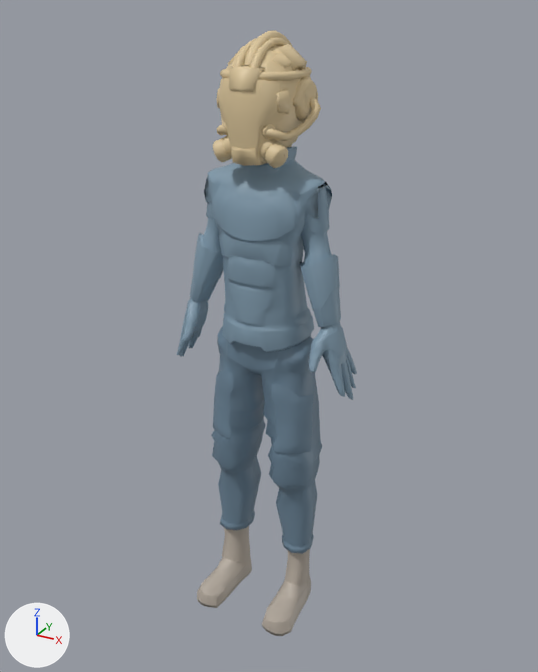
An edit to the glTF model game/src/assets/sprites3d/diver.glb, drawn before and after from the same camera.
Rendered twice from a 50 mm lens placed at (0.555, -0.993, 1.027), pointed at (0.009, 0.0, 0.53). Every picture has the same lights, and +X, +Y and +Z are marked at lower left. The first picture is the older version.

The older version as bpy lines, for what is in view:
```python
me_mesh_0 = bpy.data.meshes.new('Mesh_0')
me_mesh_0.from_pydata(...)  # 5470 vertices, 10558 faces; spans x -0.168..0.168, y -0.107..0.111, z 0.0..0.998
me_mesh_0.materials.append(mat_defaultmaterial)
ob_mesh_0 = bpy.data.objects.new('Mesh_0', me_mesh_0)
ob_mesh_0.location = (0.0, 0.0, 0.0)
```
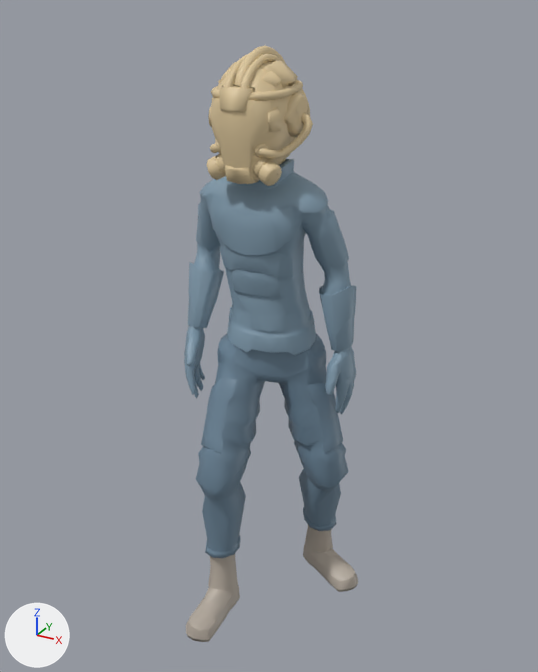
What differs and where, as boxes (x1, y1, x2, y2) in the pictures (538 x 672 px; the box of a moved part takes in the faces that stretch with it):
'Mesh_0', reshaped: before (177, 30, 357, 636); after (184, 46, 358, 642)
part 1 of me_mesh_0, moved or reshaped: before (219, 46, 310, 164); after (211, 62, 302, 181)
part 2 of me_mesh_0, moved or reshaped: before (293, 77, 318, 122); after (284, 92, 310, 137)
part 3 of me_mesh_0, moved or reshaped: before (229, 65, 265, 92); after (219, 85, 256, 112)
part 4 of me_mesh_0, moved or reshaped: before (259, 139, 288, 168); after (253, 157, 282, 186)
part 5 of me_mesh_0, moved or reshaped: before (272, 44, 307, 71); after (262, 60, 298, 88)
part 6 of me_mesh_0, moved or reshaped: before (272, 53, 291, 69); after (262, 71, 281, 87)
part 7 of me_mesh_0, moved or reshaped: before (262, 125, 276, 139); after (255, 144, 268, 158)
part 8 of me_mesh_0, moved or reshaped: before (231, 146, 264, 166); after (225, 165, 258, 184)
part 9 of me_mesh_0, moved or reshaped: before (277, 89, 290, 114); after (268, 107, 282, 132)
part 10 of me_mesh_0, moved or reshaped: before (213, 135, 232, 162); after (207, 154, 226, 180)
part 11 of me_mesh_0, moved or reshaped: before (228, 51, 241, 65); after (218, 69, 231, 83)
part 12 of me_mesh_0, moved or reshaped: before (222, 121, 228, 135); after (215, 140, 221, 154)
part 13 of me_mesh_0, moved or reshaped: before (217, 88, 220, 108); after (208, 107, 212, 127)
part 14 of me_mesh_0, moved or reshaped: before (250, 37, 311, 79); after (240, 54, 307, 99)
part 15 of me_mesh_0, moved or reshaped: before (220, 67, 312, 81); after (211, 80, 303, 101)
part 16 of me_mesh_0, moved or reshaped: before (266, 97, 321, 141); after (258, 113, 313, 159)
part 17 of me_mesh_0, moved or reshaped (mostly hidden): before (234, 38, 257, 67); after (224, 54, 248, 88)
part 18 of me_mesh_0, moved or reshaped: before (177, 30, 357, 636); after (184, 46, 358, 642)

The change, as a list of edits to the scene's bpy script:
```text
Change me_mesh_0:
    remove me_mesh_0.from_pydata(...)  # 5470 vertices, 10558 faces; spans x -0.168..0.168, y -0.107..0.111, z 0.0..0.998
    add me_mesh_0.from_pydata(...)  # 5470 vertices, 10558 faces; spans x -0.152..0.161, y -0.187..0.147, z 0.0..0.978
    me_mesh_0 part 1: the loose piece of 296 vertices spanning x -0.058..0.058, y -0.066..0.083, z 0.815..0.98 is multiplied about its middle by the matrix ((1.0, 0.004, -0.002), (-0.005, 0.997, -0.073), (0.002, 0.073, 0.997)), then moved by (-0.006, -0.013, -0.021)
    me_mesh_0 part 2: the loose piece of 142 vertices spanning x 0.041..0.068, y -0.015..0.057, z 0.875..0.938 is multiplied about its middle by the matrix ((1.0, 0.004, -0.002), (-0.005, 0.997, -0.073), (0.002, 0.073, 0.997)), then moved by (-0.006, -0.014, -0.02)
    me_mesh_0 part 3: the loose piece of 12 vertices spanning x -0.028..0.028, y -0.067..-0.04, z 0.916..0.956 is multiplied about its middle by the matrix ((1.0, 0.004, -0.002), (-0.005, 0.997, -0.073), (0.002, 0.073, 0.997)), then moved by (-0.006, -0.015, -0.026)
    me_mesh_0 part 4: the loose piece of 234 vertices spanning x 0.016..0.06, y -0.06..-0.021, z 0.818..0.86 is multiplied about its middle by the matrix ((1.0, 0.004, -0.002), (-0.005, 0.997, -0.073), (0.002, 0.073, 0.997)), then moved by (-0.006, -0.009, -0.025)
    me_mesh_0 part 5: the loose piece of 12 vertices spanning x 0.01..0.053, y -0.015..0.049, z 0.941..0.981 is multiplied about its middle by the matrix ((1.0, 0.004, -0.002), (-0.005, 0.997, -0.073), (0.002, 0.073, 0.997)), then moved by (-0.006, -0.017, -0.021)
    me_mesh_0 part 6: the loose piece of 12 vertices spanning x 0.023..0.047, y -0.03..0.006, z 0.946..0.972 is multiplied about its middle by the matrix ((1.0, 0.004, -0.002), (-0.005, 0.997, -0.073), (0.002, 0.073, 0.997)), then moved by (-0.006, -0.017, -0.023)
    me_mesh_0 part 7: the loose piece of 48 vertices spanning x 0.026..0.043, y -0.057..-0.037, z 0.858..0.879 is moved by (-0.006, -0.011, -0.025)
    me_mesh_0 part 8: the loose piece of 12 vertices spanning x -0.025..0.025, y -0.065..-0.043, z 0.818..0.848 is moved by (-0.006, -0.008, -0.026)
    me_mesh_0 part 9: the loose piece of 12 vertices spanning x 0.04..0.059, y -0.047..-0.021, z 0.89..0.927 is multiplied about its middle by the matrix ((1.0, 0.004, -0.002), (-0.005, 0.997, -0.073), (0.002, 0.073, 0.997)), then moved by (-0.006, -0.014, -0.024)
    me_mesh_0 part 10: the loose piece of 234 vertices spanning x -0.06..-0.016, y -0.06..-0.021, z 0.818..0.86 is multiplied about its middle by the matrix ((1.0, 0.004, -0.002), (-0.005, 0.997, -0.073), (0.002, 0.073, 0.997)), then moved by (-0.006, -0.008, -0.025)
    me_mesh_0 part 11: the loose piece of 12 vertices spanning x -0.047..-0.023, y -0.03..0.006, z 0.946..0.972 is multiplied about its middle by the matrix ((1.0, 0.004, -0.002), (-0.005, 0.997, -0.073), (0.002, 0.073, 0.997)), then moved by (-0.006, -0.017, -0.023)
    me_mesh_0 part 12: the loose piece of 48 vertices spanning x -0.043..-0.026, y -0.057..-0.037, z 0.858..0.879 is multiplied about its middle by the matrix ((1.0, 0.004, -0.002), (-0.005, 0.997, -0.073), (0.002, 0.073, 0.997)), then moved by (-0.006, -0.01, -0.025)
    me_mesh_0 part 13: the loose piece of 12 vertices spanning x -0.059..-0.04, y -0.047..-0.021, z 0.89..0.927 is multiplied about its middle by the matrix ((1.0, 0.004, -0.002), (-0.005, 0.997, -0.073), (0.002, 0.073, 0.997)), then moved by (-0.006, -0.013, -0.025)
    me_mesh_0 part 14: the loose piece of 168 vertices spanning x 0.006..0.046, y -0.06..0.1, z 0.875..0.989 is multiplied about its middle by the matrix ((1.0, 0.004, -0.002), (-0.005, 0.997, -0.073), (0.002, 0.073, 0.997)), then moved by (-0.006, -0.015, -0.021)
    me_mesh_0 part 15: the loose piece of 254 vertices spanning x -0.061..0.061, y -0.056..0.081, z 0.935..0.948 is multiplied about its middle by the matrix ((1.0, 0.004, -0.002), (-0.005, 0.997, -0.073), (0.002, 0.073, 0.997)), then moved by (-0.006, -0.016, -0.021)
    me_mesh_0 part 16: the loose piece of 128 vertices spanning x 0.024..0.083, y -0.055..0.031, z 0.855..0.911 is multiplied about its middle by the matrix ((1.0, 0.004, -0.002), (-0.005, 0.997, -0.073), (0.002, 0.073, 0.997)), then moved by (-0.006, -0.012, -0.023)
    me_mesh_0 part 17: the loose piece of 168 vertices spanning x -0.046..-0.006, y -0.06..0.1, z 0.875..0.989 is multiplied about its middle by the matrix ((1.0, 0.004, -0.002), (-0.005, 0.997, -0.073), (0.002, 0.073, 0.997)), then moved by (-0.006, -0.015, -0.021)
    me_mesh_0 part 18: 3200 of 5470 vertices moved; they spanned x -0.168..0.168, y -0.107..0.111, z 0.0..0.998 and now span x -0.152..0.161, y -0.187..0.147, z 0.0..0.978; mean shift (0.004, 0.009, -0.03); largest move (0.089, -0.103, 0.008) -> (0.161, 0.083, 0.008)
    other edits to the shape of me_mesh_0 do not show in these pictures
```
